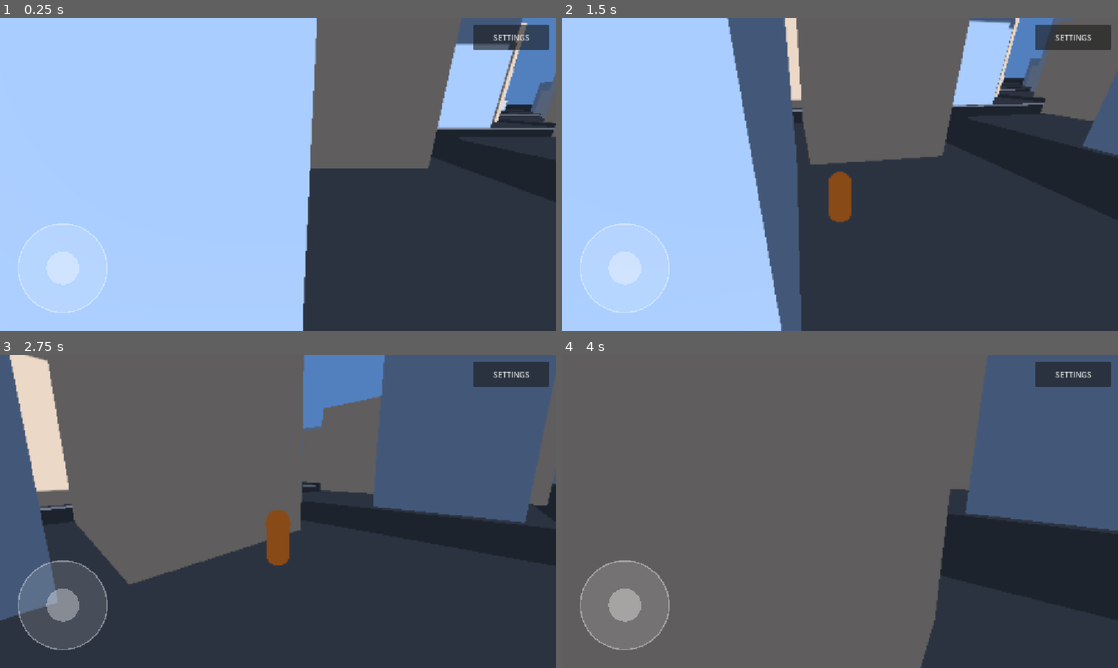
Above: before the commit, frames 1-4 (two rows, left to right).
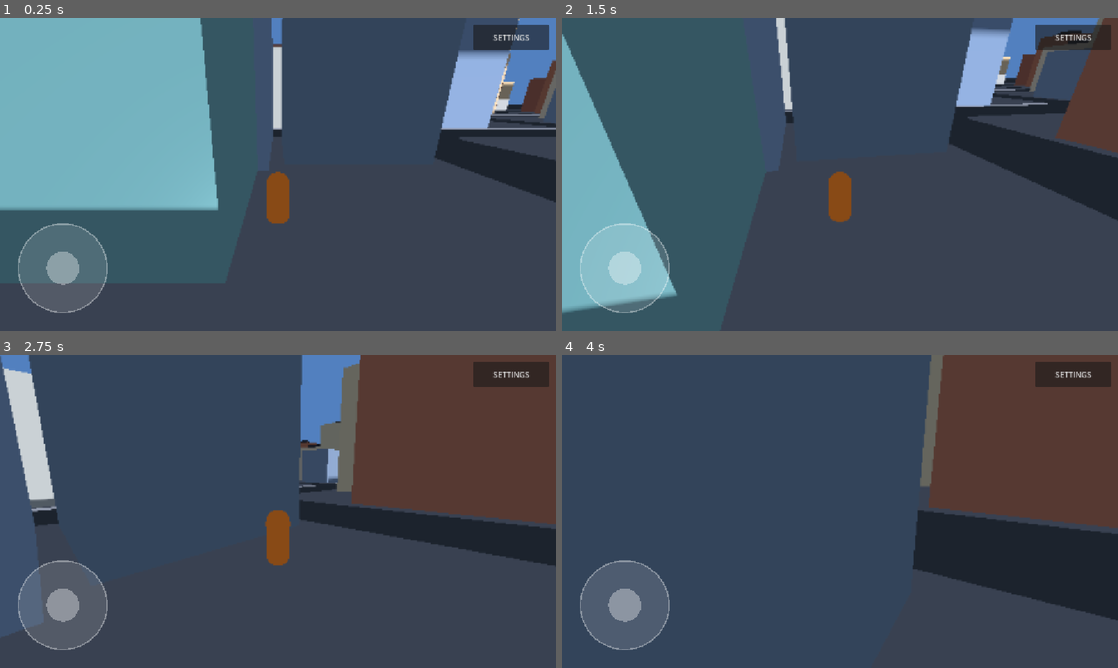
Above: after the commit, the same moments.

Repository: jalal-gta/my-gta-world
Game: Godot game, scene res://scenes/main.tscn
Same seed, same stepped clock (60 frames per second), same inputs: the game is played once before the commit and once after it.
Inputs (mouse positions are in pixels of both pictures, inside the frame that each line leads up to):
- Up to frame 1 (0.25 s): no input
- Up to frame 2 (1.5 s): tap Enter at 0.5 s; drag from (623, 268) to (895, 105) at 0.52 s; drag from (728, 190) to (812, 237) at 1.27 s
- Up to frame 3 (2.75 s): tap Space (jump) at 2 s; move the mouse to (289, 505) at 2.02 s; hold W (move_forward) from 2.03 s (still down); tap E (interact) at 2.1 s
- Up to frame 4 (4 s): keep holding W (move_forward); move the mouse to (834, 517) at 2.77 s; tap Shift (sprint) at 2.85 s; click (834, 517) at 2.92 s; tap Space (jump) at 3.02, 3.77 s; move the mouse to (878, 514) at 3.52 s; tap E (interact) at 3.6 s

The runs differ from the first frame. In frame 1, 71% of the frame differs, in the area x 0-100%, y 0-100%; in frame 2, 59%; in frame 3, 53%; in frame 4, 84%.

Commit message:
Graphics upgrade: sky, lighting, building and car materials

Diff:
--- a/scripts/drivable_car.gd
+++ b/scripts/drivable_car.gd
@@ -35,8 +35,8 @@
 
 	var paint := StandardMaterial3D.new()
 	paint.albedo_color = Color(0.72, 0.14, 0.1)
-	paint.roughness = 0.35
-	paint.metallic = 0.35
+	paint.roughness = 0.26
+	paint.metallic = 0.5
 	var body := MeshInstance3D.new()
 	var bm := BoxMesh.new()
 	bm.size = Vector3(1.9, 0.6, 4.4)
@@ -47,8 +47,8 @@
 
 	var glass := StandardMaterial3D.new()
 	glass.albedo_color = Color(0.1, 0.13, 0.17)
-	glass.roughness = 0.2
-	glass.metallic = 0.4
+	glass.roughness = 0.12
+	glass.metallic = 0.6
 	var cabin := MeshInstance3D.new()
 	var cm := BoxMesh.new()
 	cm.size = Vector3(1.7, 0.55, 2.1)
@@ -72,6 +72,8 @@
 		wheel.position = Vector3(p.x, 0.36, p.y)
 		add_child(wheel)
 
+	_add_lights()
+
 	var cam := Camera3D.new()
 	cam.name = "CarCamera"
 	cam.position = Vector3(0, 2.9, 8.2)
@@ -79,6 +81,32 @@
 	cam.fov = 72.0
 	cam.current = false
 	add_child(cam)
+
+
+## Tiny emissive light strips (warm front / red rear), same cheap trick as
+## the traffic cars: material emission only, no real light nodes.
+func _add_lights() -> void:
+	var head := StandardMaterial3D.new()
+	head.albedo_color = Color(1.0, 0.95, 0.8)
+	head.emission_enabled = true
+	head.emission = Color(1.0, 0.93, 0.75)
+	head.emission_energy_multiplier = 1.6
+	var tail := StandardMaterial3D.new()
+	tail.albedo_color = Color(0.6, 0.05, 0.05)
+	tail.emission_enabled = true
+	tail.emission = Color(0.9, 0.08, 0.08)
+	tail.emission_energy_multiplier = 1.2
+	for spec in [
+		[Vector3(-0.6, 0.68, -2.21), head], [Vector3(0.6, 0.68, -2.21), head],
+		[Vector3(-0.6, 0.68, 2.21), tail], [Vector3(0.6, 0.68, 2.21), tail],
+	]:
+		var lamp := MeshInstance3D.new()
+		var lm := BoxMesh.new()
+		lm.size = Vector3(0.45, 0.15, 0.05)
+		lm.material = spec[1]
+		lamp.mesh = lm
+		lamp.position = spec[0]
+		add_child(lamp)
 
 
 func set_driven(v: bool) -> void:
--- a/scripts/main.gd
+++ b/scripts/main.gd
@@ -66,17 +66,44 @@
 # City: MultiMesh buildings grouped into culling chunks
 # ---------------------------------------------------------------------------
 func _build_city() -> void:
+	# Richer building palette: warm sandstone/brick/terracotta, cool slate
+	# and concrete, plus one "glass tower" material whose faint emission
+	# sells the window look without any texture. Buildings multiply their
+	# material albedo by a per-instance colour (see the jitter below), so
+	# vertex_color_use_as_albedo must be on for instance colours to show.
 	var mats: Array[StandardMaterial3D] = []
-	for c in [
-		Color(0.56, 0.58, 0.62), Color(0.64, 0.56, 0.48),
-		Color(0.46, 0.53, 0.62), Color(0.62, 0.62, 0.58),
+	for spec in [
+		[Color(0.72, 0.62, 0.48), 0.9, 0.0], # sandstone
+		[Color(0.62, 0.38, 0.30), 0.95, 0.0], # brick red
+		[Color(0.66, 0.66, 0.64), 0.9, 0.0], # light concrete
+		[Color(0.45, 0.52, 0.62), 0.85, 0.05], # slate blue-grey
+		[Color(0.78, 0.72, 0.60), 0.92, 0.0], # cream
+		[Color(0.35, 0.52, 0.55), 0.35, 0.35], # glass (teal, semi-polished)
 	]:
 		var m := StandardMaterial3D.new()
-		m.albedo_color = c
-		m.roughness = 0.95
+		m.albedo_color = spec[0]
+		m.roughness = spec[1]
+		m.metallic = spec[2]
+		m.vertex_color_use_as_albedo = true
 		mats.append(m)
+	# Glass towers glow very faintly, like sunlit windows. Free (no texture,
+	# same draw call) and subtle enough to read in daylight too.
+	var glass := mats[5]
+	glass.emission_enabled = true
+	glass.emission = Color(0.45, 0.68, 0.72)
+	glass.emission_energy_multiplier = 0.3
+	var building_mat_count := mats.size()
+
+	var roof := StandardMaterial3D.new()
+	roof.albedo_color = Color(0.16, 0.16, 0.18)
+	roof.roughness = 0.95
+	mats.append(roof)
+	var roof_idx := mats.size() - 1
+
+	# Pavement slabs stay noticeably lighter than the dark asphalt ground,
+	# so the street grid reads clearly from the chase camera.
 	var pavement := StandardMaterial3D.new()
-	pavement.albedo_color = Color(0.32, 0.32, 0.34)
+	pavement.albedo_color = Color(0.40, 0.40, 0.42)
 	pavement.roughness = 1.0
 	mats.append(pavement)
 	var pavement_idx := mats.size() - 1
@@ -84,7 +111,7 @@
 	var box := BoxMesh.new()
 	box.size = Vector3.ONE
 
-	# key: "chunk_x,chunk_z,mat" -> Array[Transform3D]
+	# key: "chunk_x,chunk_z,mat" -> {"t": Array[Transform3D], "c": Array[Color]}
 	var buckets := {}
 	var slots := [Vector2(-4.6, -4.6), Vector2(4.6, -4.6), Vector2(-4.6, 4.6), Vector2(4.6, 4.6)]
 
@@ -94,7 +121,7 @@
 			var cz := bz * PITCH
 			_add_instance(buckets, pavement_idx,
 				Transform3D(Basis.from_scale(Vector3(BLOCK_SIZE + 2.0, 0.2, BLOCK_SIZE + 2.0)),
-					Vector3(cx, 0.1, cz)))
+					Vector3(cx, 0.1, cz)), Color.WHITE)
 			# 3 buildings per block, taller towards the city centre.
 			var center_factor := 1.6 - Vector2(bx, bz).length() / float(BLOCKS + 1)
 			var slot_offset := posmod(bx + bz, 4)
@@ -103,21 +130,37 @@
 				var w := _rng.randf_range(7.0, 12.5)
 				var d := _rng.randf_range(7.0, 12.5)
 				var h := _rng.randf_range(6.0, 20.0) * center_factor
-				_add_instance(buckets, _rng.randi_range(0, 2),
+				# Subtle per-building tint: brightness jitter plus a faint
+				# warm/cool shift, so no two buildings look identical.
+				var v := _rng.randf_range(0.8, 1.02)
+				var tint := Color(v, v * _rng.randf_range(0.96, 1.0), v * _rng.randf_range(0.93, 1.0))
+				_add_instance(buckets, _rng.randi_range(0, building_mat_count - 1),
 					Transform3D(Basis.from_scale(Vector3(w, h, d)),
-						Vector3(cx + s.x, h * 0.5 + 0.2, cz + s.y)))
+						Vector3(cx + s.x, h * 0.5 + 0.2, cz + s.y)), tint)
+				# Rooftop detail box on taller buildings — reads as plant /
+				# stair housing from the orbit camera and breaks the flat
+				# roofline for the price of one extra instanced box.
+				if h > 8.0:
+					_add_instance(buckets, roof_idx,
+						Transform3D(Basis.from_scale(Vector3(w * 0.42, 1.0, d * 0.42)),
+							Vector3(cx + s.x, h + 0.7, cz + s.y)), Color.WHITE)
 
 	for key in buckets:
 		var parts := String(key).split(",")
 		var chunk := Vector2(int(parts[0]), int(parts[1]))
 		var mat_idx := int(parts[2])
-		var transforms: Array = buckets[key]
+		var transforms: Array = buckets[key]["t"]
+		var colors: Array = buckets[key]["c"]
 		var mm := MultiMesh.new()
 		mm.transform_format = MultiMesh.TRANSFORM_3D
+		if mat_idx < building_mat_count:
+			mm.use_colors = true
 		mm.mesh = box
 		mm.instance_count = transforms.size()
 		for i in transforms.size():
 			mm.set_instance_transform(i, transforms[i])
+			if mm.use_colors:
+				mm.set_instance_color(i, colors[i])
 		var mmi := MultiMeshInstance3D.new()
 		mmi.multimesh = mm
 		mmi.material_override = mats[mat_idx]
@@ -134,13 +177,14 @@
 		_chunk_nodes.append(mmi)
 
 
-func _add_instance(buckets: Dictionary, mat_idx: int, t: Transform3D) -> void:
+func _add_instance(buckets: Dictionary, mat_idx: int, t: Transform3D, tint: Color) -> void:
 	var chunk := Vector2(
 		floori(t.origin.x / CHUNK_SIZE), floori(t.origin.z / CHUNK_SIZE))
 	var key := "%d,%d,%d" % [int(chunk.x), int(chunk.y), mat_idx]
 	if not buckets.has(key):
-		buckets[key] = []
-	(buckets[key] as Array).append(t)
+		buckets[key] = {"t": [], "c": []}
+	(buckets[key]["t"] as Array).append(t)
+	(buckets[key]["c"] as Array).append(tint)
 
 
 # ---------------------------------------------------------------------------
--- a/scripts/settings.gd
+++ b/scripts/settings.gd
@@ -39,18 +39,22 @@
 	Preset.LOW: {
 		"scale": 0.6, "msaa": 0, "shadow_atlas": 1024, "shadows": false,
 		"cast_shadows": false, "view_distance": 90.0, "aniso": 0,
+		"shadow_splits": 0, "shadow_blur": 1.0,
 	},
 	Preset.BALANCED: {
 		"scale": 0.8, "msaa": 0, "shadow_atlas": 2048, "shadows": true,
 		"cast_shadows": true, "view_distance": 140.0, "aniso": 2,
+		"shadow_splits": 1, "shadow_blur": 1.1,
 	},
 	Preset.HIGH: {
 		"scale": 1.0, "msaa": 1, "shadow_atlas": 4096, "shadows": true,
 		"cast_shadows": true, "view_distance": 200.0, "aniso": 4,
+		"shadow_splits": 2, "shadow_blur": 1.4,
 	},
 	Preset.ULTRA: {
 		"scale": 1.0, "msaa": 2, "shadow_atlas": 4096, "shadows": true,
 		"cast_shadows": true, "view_distance": 260.0, "aniso": 8,
+		"shadow_splits": 2, "shadow_blur": 1.6,
 	},
 }
 
@@ -209,7 +213,21 @@
 	var cfg: Dictionary = PRESETS[effective_preset()]
 	for n in get_tree().get_nodes_in_group("shadow_light"):
 		if n is DirectionalLight3D:
-			(n as DirectionalLight3D).shadow_enabled = bool(cfg["shadows"])
+			var sun := n as DirectionalLight3D
+			sun.shadow_enabled = bool(cfg["shadows"])
+			# Shadow quality scales with the preset: more parallel splits
+			# keep shadows crisp over a larger area, extra blur softens
+			# the edges (cheap, mobile-friendly alternative to PCSS).
+			sun.directional_shadow_mode = int(cfg["shadow_splits"]) as DirectionalLight3D.ShadowMode
+			sun.shadow_blur = float(cfg["shadow_blur"])
+			sun.directional_shadow_max_distance = view_distance + 80.0
+	# Depth fog hugs the view distance: distant buildings fade into the
+	# horizon colour, which also hides the chunk culling pop-in.
+	for n in get_tree().get_nodes_in_group("world_env"):
+		if n is WorldEnvironment and (n as WorldEnvironment).environment != null:
+			var env := (n as WorldEnvironment).environment
+			env.fog_depth_begin = view_distance * 0.55
+			env.fog_depth_end = view_distance + 80.0
 	var cast_mode := (
 		GeometryInstance3D.SHADOW_CASTING_SETTING_ON
 		if bool(cfg["cast_shadows"])
--- a/scripts/traffic_car.gd
+++ b/scripts/traffic_car.gd
@@ -27,8 +27,8 @@
 func _build_visuals() -> void:
 	var mat := StandardMaterial3D.new()
 	mat.albedo_color = body_color
-	mat.roughness = 0.55
-	mat.metallic = 0.25
+	mat.roughness = 0.38
+	mat.metallic = 0.45
 	var body := MeshInstance3D.new()
 	var bm := BoxMesh.new()
 	bm.size = Vector3(1.8, 0.55, 4.2)
@@ -38,8 +38,8 @@
 	add_child(body)
 	var glass := StandardMaterial3D.new()
 	glass.albedo_color = Color(0.12, 0.15, 0.19)
-	glass.roughness = 0.25
-	glass.metallic = 0.4
+	glass.roughness = 0.15
+	glass.metallic = 0.6
 	var cabin := MeshInstance3D.new()
 	var cm := BoxMesh.new()
 	cm.size = Vector3(1.6, 0.5, 2.0)
@@ -47,6 +47,34 @@
 	cabin.mesh = cm
 	cabin.position = Vector3(0, 1.05, -0.2)
 	add_child(cabin)
+	_add_lights()
+
+
+## Tiny emissive light strips: warm headlights at the front (-Z, the way
+## the car faces when following waypoints), red at the rear. Pure material
+## emission on shared thin boxes — no lights, no textures, negligible cost.
+func _add_lights() -> void:
+	var head := StandardMaterial3D.new()
+	head.albedo_color = Color(1.0, 0.95, 0.8)
+	head.emission_enabled = true
+	head.emission = Color(1.0, 0.93, 0.75)
+	head.emission_energy_multiplier = 1.6
+	var tail := StandardMaterial3D.new()
+	tail.albedo_color = Color(0.6, 0.05, 0.05)
+	tail.emission_enabled = true
+	tail.emission = Color(0.9, 0.08, 0.08)
+	tail.emission_energy_multiplier = 1.2
+	for spec in [
+		[Vector3(-0.55, 0.62, -2.11), head], [Vector3(0.55, 0.62, -2.11), head],
+		[Vector3(-0.55, 0.62, 2.11), tail], [Vector3(0.55, 0.62, 2.11), tail],
+	]:
+		var lamp := MeshInstance3D.new()
+		var lm := BoxMesh.new()
+		lm.size = Vector3(0.42, 0.14, 0.05)
+		lm.material = spec[1]
+		lamp.mesh = lm
+		lamp.position = spec[0]
+		add_child(lamp)
 
 
 func _process(delta: float) -> void:
